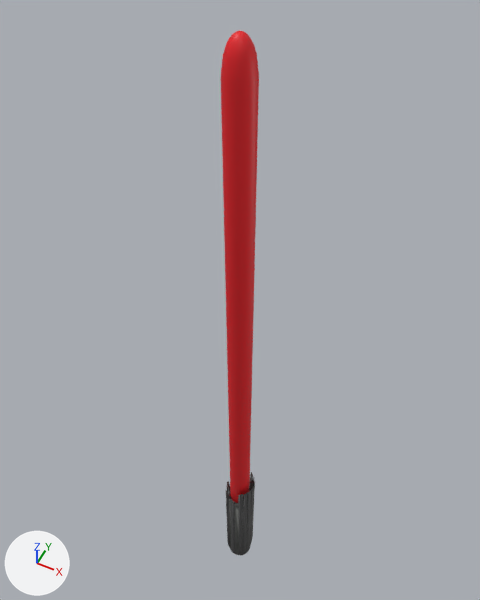
An edit to the FBX model Assets/Ressources/FBX/Items/lightsaber.fbx, drawn before and after from the same camera.
Before and after are seen from a 50 mm lens placed at (0.235, -0.47, 1.324), pointed at (-0.045, 0.091, 0.622). The lights are fixed; the arrows at lower left show +X, +Y and +Z. Where no turn or scale is listed for an object, it has been applied to the vertices.

Objects in the first picture: 'Light Saber Modal'.
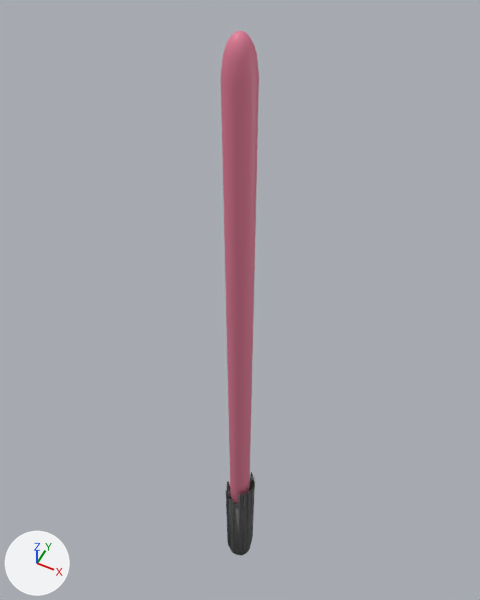
Boxes [x1, y1, x2, y2] around the edits, measured in the pictures (480 x 600 px):
part 1 of me_light, recoloured (red to purple)
    both: [221, 31, 259, 503]

Edits to the bpy script that builds the scene:
```text
Add mat_saber_1:
    mat_saber_1 = principled_material('Saber')
    mat_saber_1.base_color = (0.8, 0.212, 0.326)  # pink #e77f9b
Change me_light:
    where me_light.from_pydata(...)  # 684 vertices, 652 faces; spans x -0.025..0.025, y -0.025..0.025, z -0.002..1.065
    used by ob_light_saber_modal; location = (0.0, 0.0, 0.0)
    me_light part 1: all 181 faces centred in x -0.016..0.016, y -0.016..0.016, z 0.623..1.065 switch from mat_saber (picture img_lightsaber_color_palette_png) to mat_saber_1 (pink #e77f9b)
```
